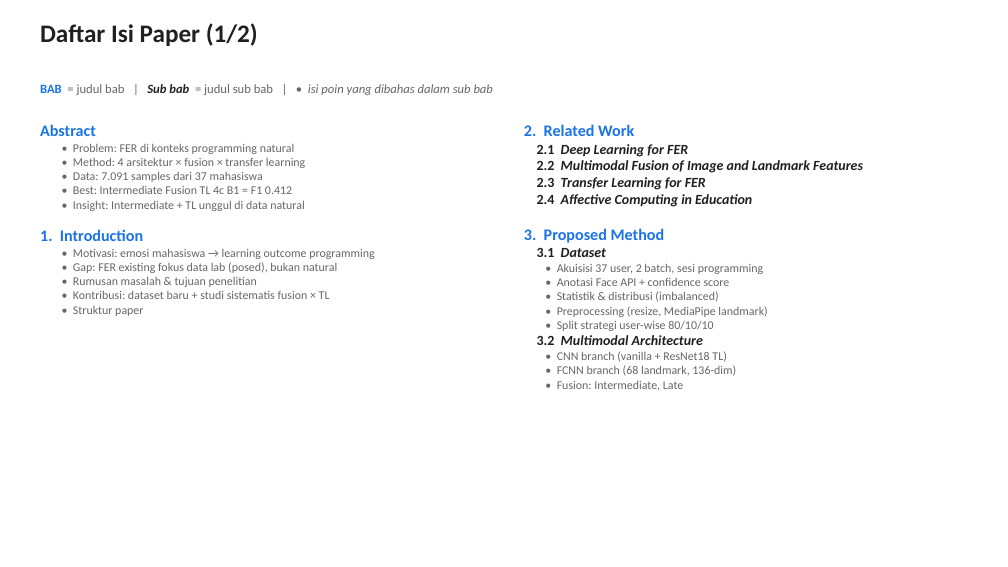
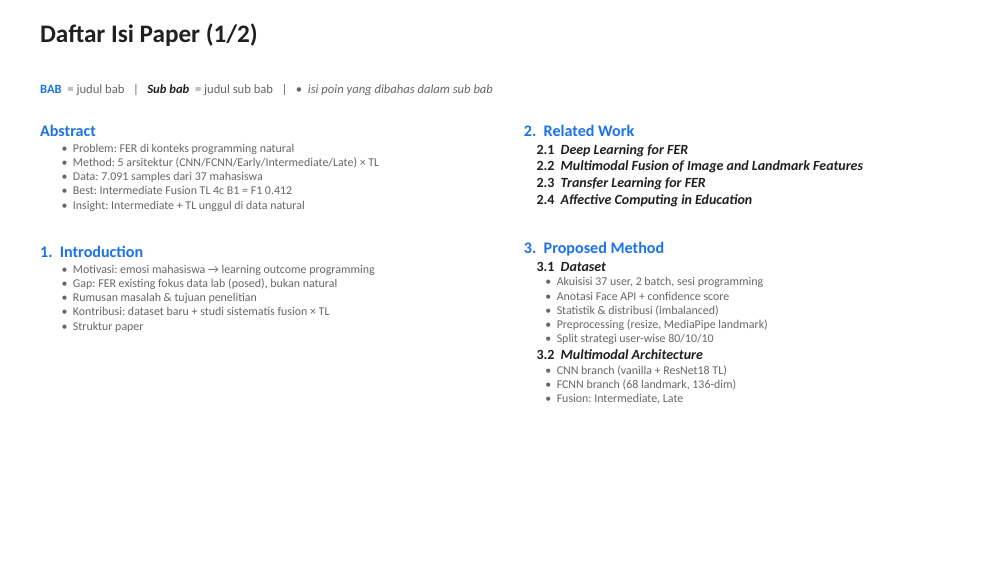
Before and after one commit to taufikhdyt01/MultimodalEmoLearn, a slide deck: slide 2 of docs/PPT JITeCS.pptx. Drawn at 1008x567 pixels with LibreOffice and Linux fonts; fonts in the diff are those of the drawing. Boxes give left, top, right and bottom in pixels: in the first picture for what was removed or moved away, otherwise in the second. Text is boxed around its words. In the diff, an @@ line names an element or a change of style, - is before the commit and + after.

```diff
--- a/docs/PPT JITeCS.pptx
+++ b/docs/PPT JITeCS.pptx
@@ text "2. Related Work" rewrapped from [524,124,863,390] to [524,124,863,403] @@
@@ text at [73,157,379,168]: text changed @@
-• Method: 4 arsitektur × fusion × transfer learning
+• Method: 5 arsitektur (CNN/FCNN/Early/Intermediate/Late) × TL
```
Also in this commit, not shown: 8 other slides changed, 11 other files.
